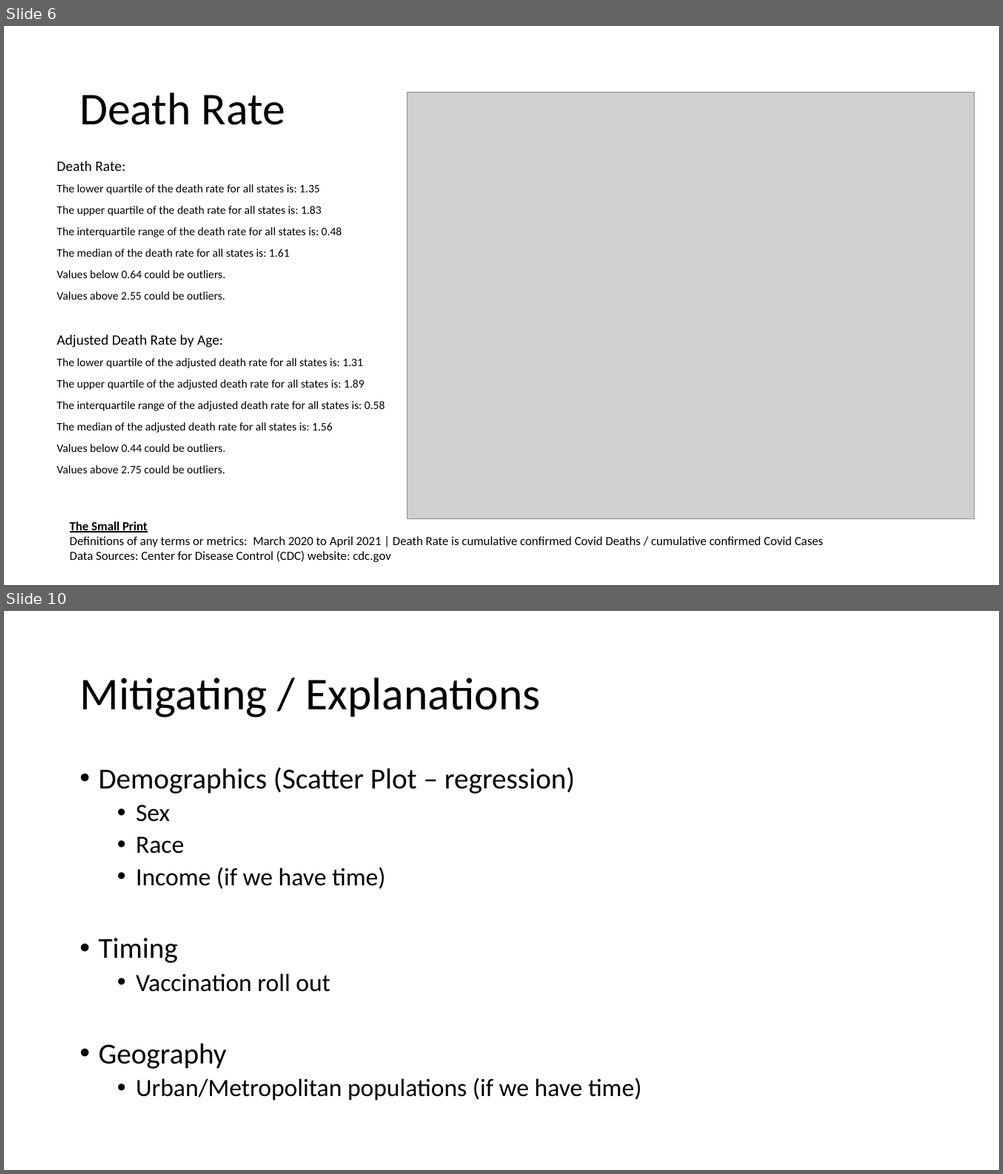
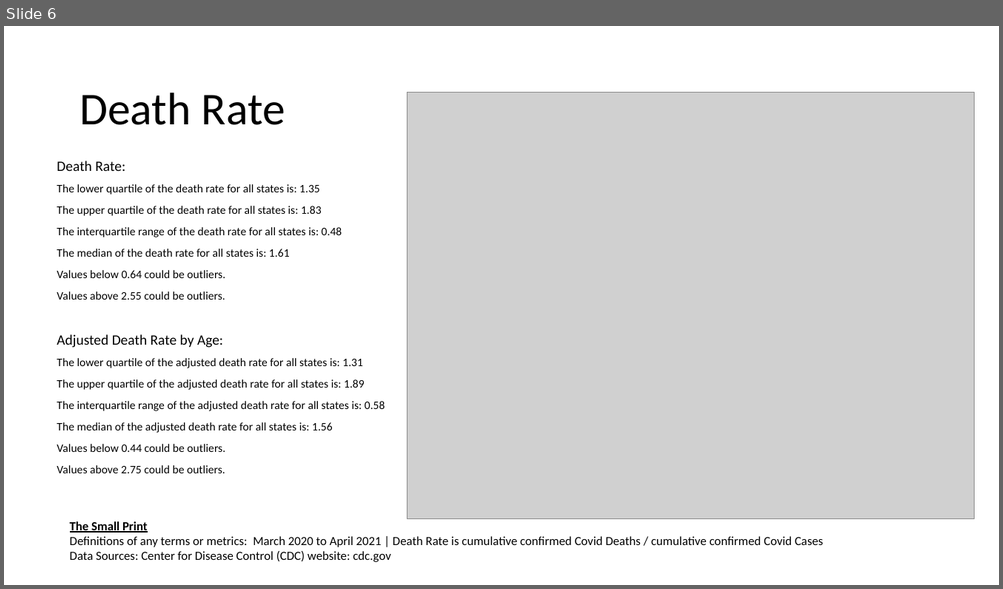
Before and after one commit to jenniecinelli/project_one, a slide deck: Folder0/Presentation.pptx. Shown one above the other, each under a label of ours: slides 6 and 10 before the commit, slide 6 after it; the slides between them are not shown. The pictures are 1003x1174 and 1003x589 pixels, drawn with LibreOffice and Linux fonts; fonts in the diff are those of the drawing; grey boxes stand for pictures. Boxes give left, top, right and bottom in pixels: in the first picture for what was removed or moved away, otherwise in the second. Text is boxed around its words. In the diff, an @@ line names an element or a change of style, - is before the commit and + after.

```diff
--- a/Folder0/Presentation.pptx
+++ b/Folder0/Presentation.pptx
@@ slide 10 removed at box(4, 611, 999, 1170), background #FFFFFF @@
@@ title removed at box(79, 678, 540, 718) @@
-Mitigating / Explanations
@@ text removed at box(99, 767, 641, 1101) @@
-• Demographics (Scatter Plot – regression)
-  • Sex
-  • Race
-  • Income (if we have time)
-• Timing
-  • Vaccination roll out
-• Geography
-  • Urban/Metropolitan populations (if we have time)
```
Also in this commit, not shown: 7 slides changed, 1 other slide removed, 13 other files.
